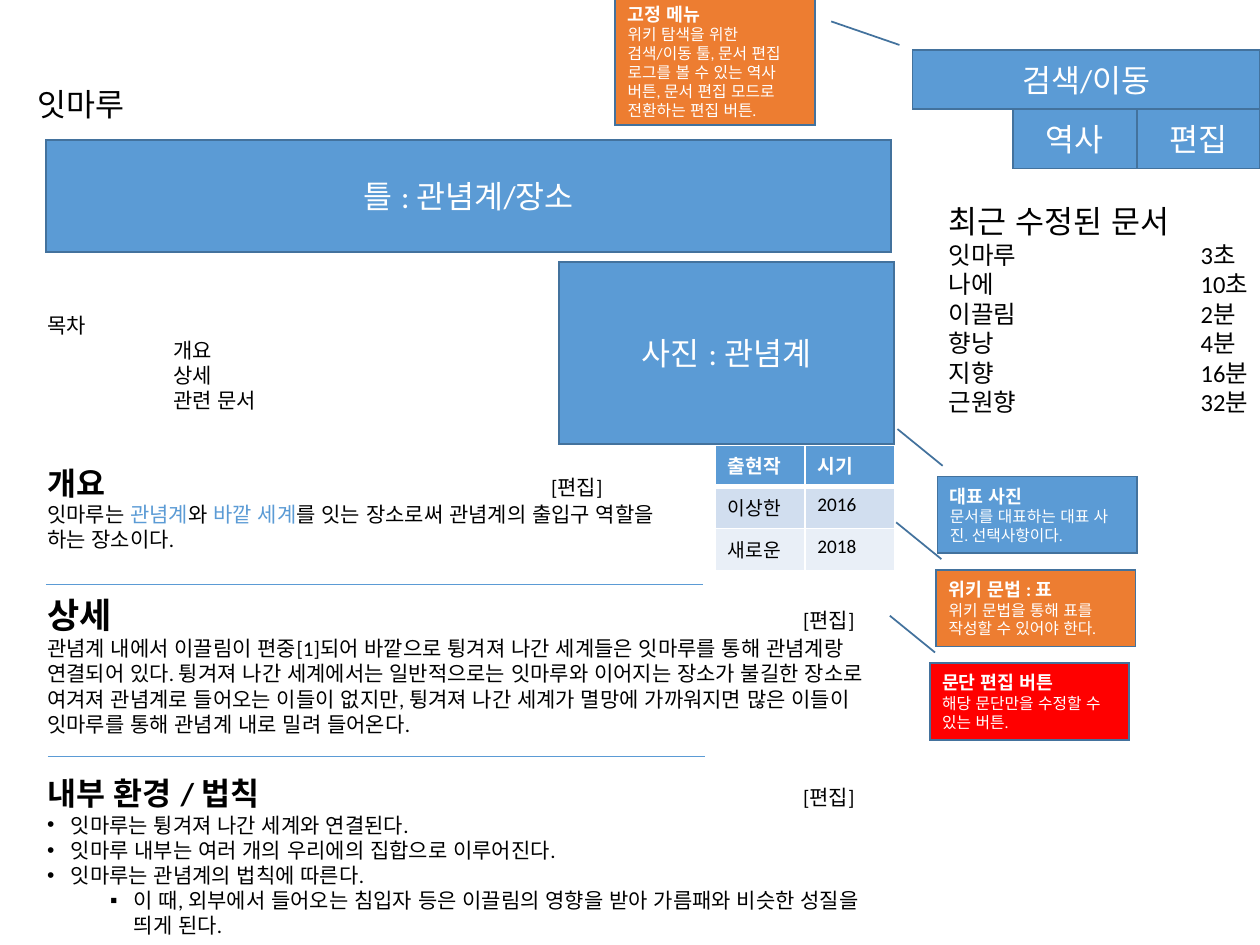
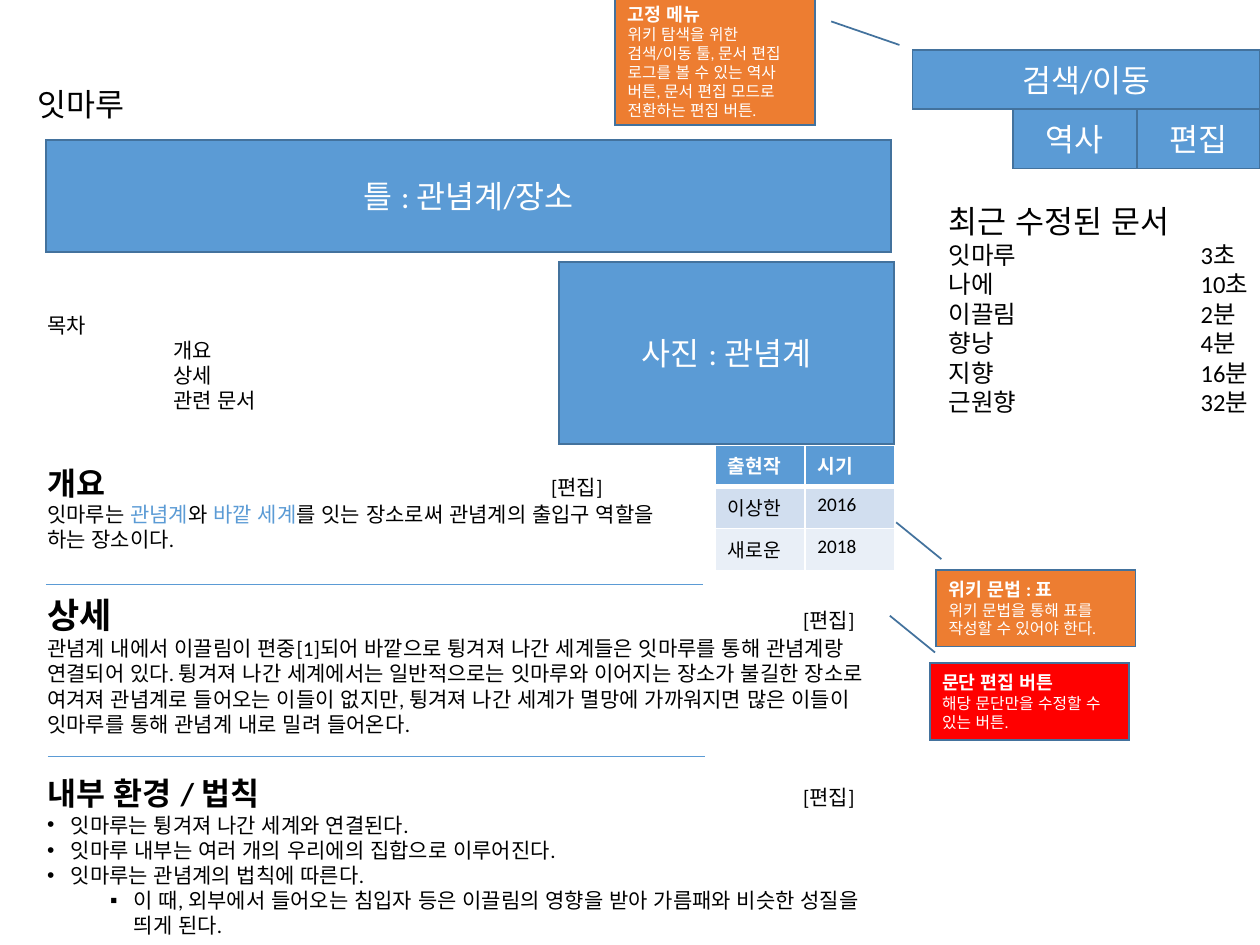
Before and after one commit to PrimaryC/IklimProject, a slide deck: slide 1 of NurieBoard/누리에읶키.pptx. Drawn at 1260x945 pixels with LibreOffice and Linux fonts; fonts in the diff are those of the drawing. Boxes give left, top, right and bottom in pixels: in the first picture for what was removed or moved away, otherwise in the second. Text is boxed around its words. In the diff, an @@ line names an element or a change of style, - is before the commit and + after.

```diff
--- a/NurieBoard/누리에읶키.pptx
+++ b/NurieBoard/누리에읶키.pptx
@@ border callout removed at (937, 476, 1137, 553) @@
-대표 사진
-문서를 대표하는 대표 사진. 선택사항이다.
```
Also in this commit, not shown: 1 other slide changed, 6 other files.
